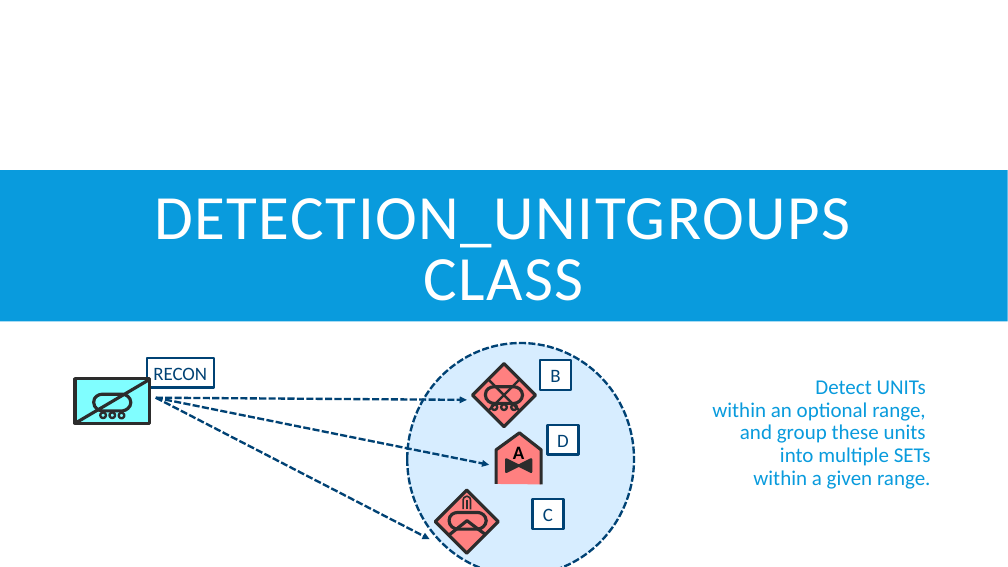
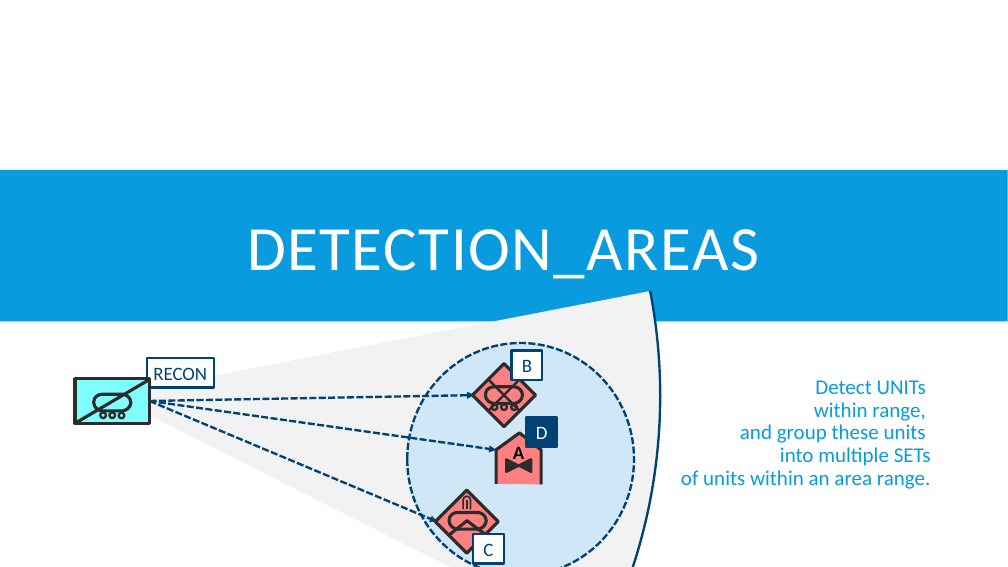
Before and after one commit to FlightControl-Master/MOOSE, a slide deck: slide 6 of Moose Training/Presentations/DCS World - MOOSE - Detection - Part 1 - Explanation.pptx (slide 9 before the commit). Drawn at 1008x567 pixels with LibreOffice and Linux fonts; fonts in the diff are those of the drawing; background and template pictures are left out. Boxes give left, top, right and bottom in pixels: in the first picture for what was removed or moved away, otherwise in the second. Text is boxed around its words. In the diff, an @@ line names an element or a change of style, - is before the commit and + after.

Commit message:
Updated presentation

```diff
--- a/Moose Training/Presentations/DCS World - MOOSE - Detection - Part 1 - Explanation.pptx
+++ b/Moose Training/Presentations/DCS World - MOOSE - Detection - Part 1 - Explanation.pptx
@@ arc (boxed as its full ellipse) added at box(0, 0, 660, 567), fill #F2F2F2, outline #004274 2.25 pt @@
@@ title at box(247, 229, 759, 279): text changed @@
-DETECTION_UNITGROUPS CLASS
+DETECTION_AREAS
@@ rectangle "B": place and size @@
-rectangle "B" at box(540, 360, 571, 389)
+rectangle "B" at box(512, 351, 543, 380)
@@ text at box(681, 380, 931, 489): text changed @@
-Detect UNITs
-within an optional range,
-and group these units
-into multiple SETs
-within a given range.
+Detect UNITs
+within range,
+and group these units
+into multiple SETs
+of units within an area range.
@@ arrow moved from (156, 398) - (467, 400) to (150, 401) - (474, 395) @@
@@ arrow moved from (156, 398) - (489, 465) to (150, 401) - (496, 450) @@
@@ arrow moved from (156, 398) - (430, 539) to (150, 401) - (437, 522) @@
@@ rectangle "D": place and size @@
-rectangle "D" at box(547, 425, 578, 454)
+rectangle "D" at box(526, 417, 557, 447)
@@ rectangle "D" at box(526, 417, 557, 447): text colour #004274 to #FFFFFF; fill #FFFFFF to #004274 @@
@@ rectangle "C": place and size @@
-rectangle "C" at box(532, 499, 563, 529)
+rectangle "C" at box(473, 534, 504, 563)
```
Also in this commit, not shown: 16 other slides changed, 3 slides added, 8 slides removed, 1 other file.
